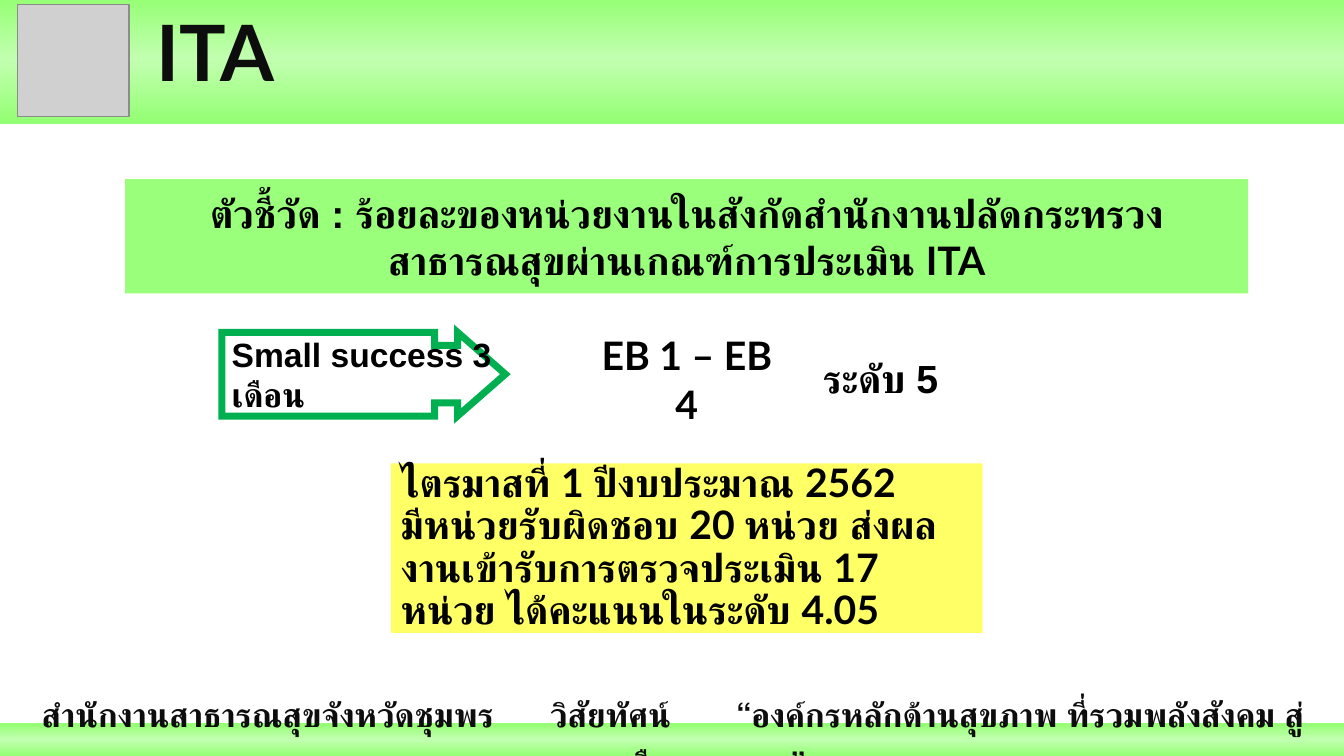
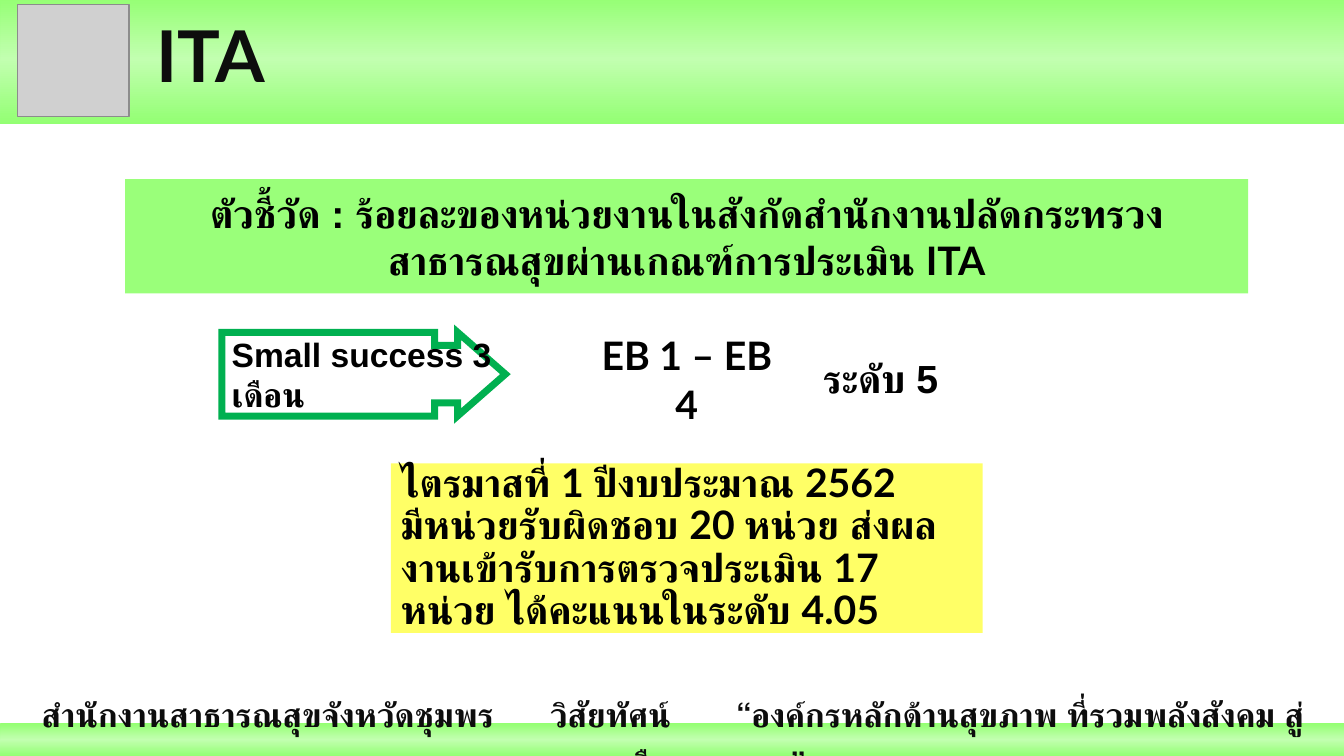
Before and after one commit to joblackpoc/Jobs_SSJ, a slide deck: slide 32 of _พี่ช่อ/ชุมพรนิเทศรอบ1ปี62.pptx. Drawn at 1344x756 pixels with LibreOffice and Linux fonts; fonts in the diff are those of the drawing; grey boxes stand for pictures. Boxes give left, top, right and bottom in pixels: in the first picture for what was removed or moved away, otherwise in the second. Text is boxed around its words. In the diff, an @@ line names an element or a change of style, - is before the commit and + after.

```diff
--- a/_พี่ช่อ/ชุมพรนิเทศรอบ1ปี62.pptx
+++ b/_พี่ช่อ/ชุมพรนิเทศรอบ1ปี62.pptx
@@ text "ITA" at (156, 30, 265, 82): size 55.5 to 51 pt @@
```
Also in this commit, not shown: 9 other slides changed, 32 other files.
